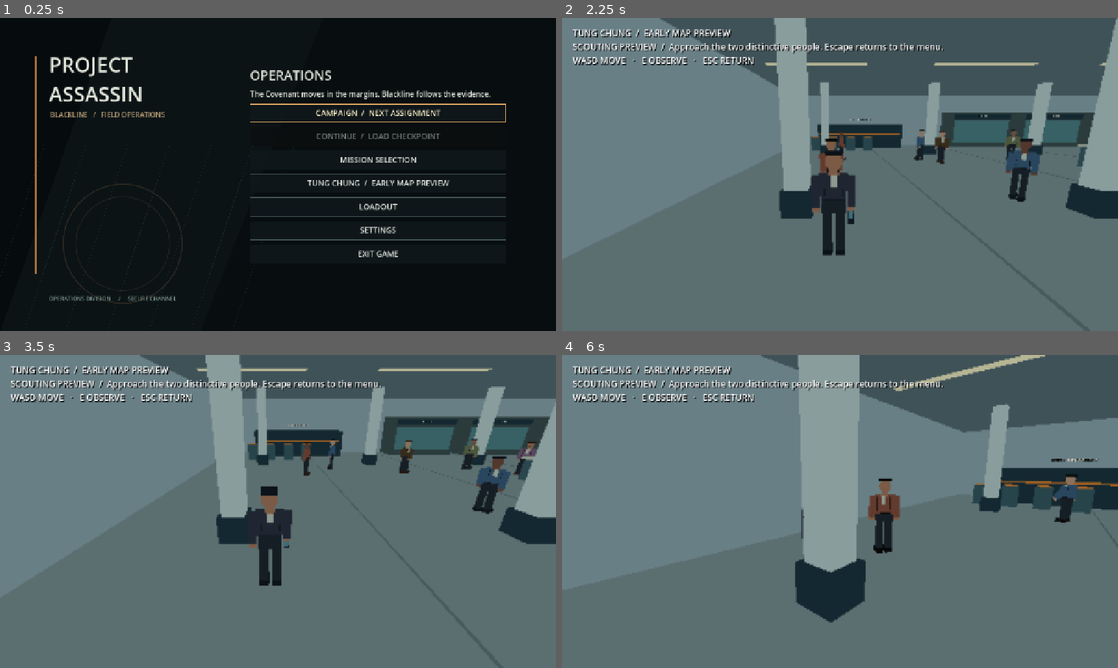
Above: before the commit, frames 1-4 (two rows, left to right).
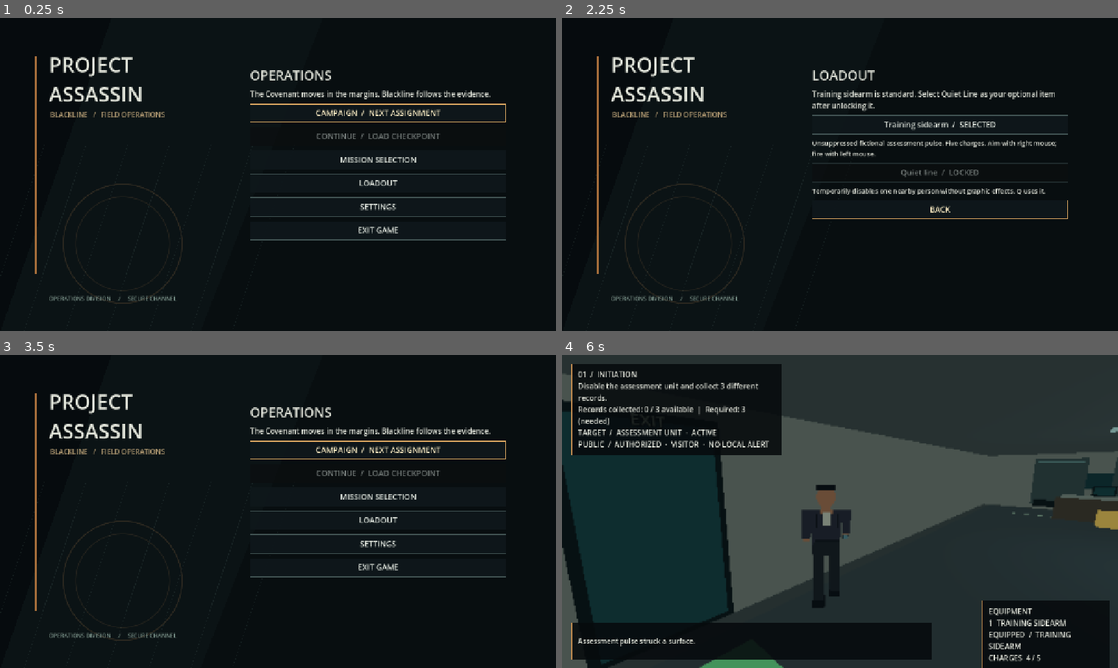
Above: after the commit, the same moments.

Repository: CoolgamerProXD/Stealty-Assasin-redesigned-computing-machine-Beta
Game: Godot game, scene res://scenes/main_menu.tscn
Same seed, same stepped clock (60 frames per second), same inputs: the game is played once before the commit and once after it.
Inputs (mouse positions are in pixels of both pictures, inside the frame that each line leads up to):
- Up to frame 1 (0.25 s): no input
- Up to frame 2 (2.25 s): click "MISSION SELECTION" at 0.5 s; click "BACK" at 1.25 s; click (940, 183) at 2 s, where only the run before the commit has a clickable "TUNG CHUNG / EARLY MAP PREVIEW"
- Up to frame 3 (3.5 s): click (378, 545) at 2.75 s, where only the run after the commit has a clickable "BACK"
- Up to frame 4 (6 s): click (940, 448) at 3.5 s, where only the run after the commit has a clickable "CAMPAIGN / NEXT ASSIGNMENT"; click (940, 520) at 4.25 s, where only the run after the commit has a clickable "BEGIN ASSIGNMENT"; move the mouse to (867, 511) at 5.02 s; hold Right mouse button (aim) 5.03-5.78 s; hold W (move_forward) from 5.03 s (still down); click (867, 511) at 5.17 s; move the mouse to (812, 511) at 5.77 s; tap C (crouch) at 5.85 s; click (812, 511) at 5.92 s

The runs differ from the first frame. In frame 1, 0.7% of the frame differs, in the area x 55-81%, y 51-77%; in frame 2, 98%, in the area x 0-100%, y 0-100%; in frame 3, 98%; in frame 4, 97%.

Commit message:
Make Hong Kong environment previews accessible from map selection
Co-authored-by: arena-agent <297053741+arena-agent@users.noreply.github.com>

Diff:
--- /dev/null
+++ b/scenes/hong_kong_preview.tscn
@@ -0,0 +1,5 @@
+[gd_scene load_steps=2 format=3]
+[ext_resource type="Script" path="res://scripts/world/landscape_preview.gd" id="1"]
+[node name="HongKongPreview" type="Node3D"]
+script = ExtResource("1")
+preview_kind = "city"
--- /dev/null
+++ b/scenes/ngong_ping_preview.tscn
@@ -0,0 +1,5 @@
+[gd_scene load_steps=2 format=3]
+[ext_resource type="Script" path="res://scripts/world/landscape_preview.gd" id="1"]
+[node name="NgongPingPreview" type="Node3D"]
+script = ExtResource("1")
+preview_kind = "mountain"
--- a/scripts/core/campaign_state.gd
+++ b/scripts/core/campaign_state.gd
@@ -7,6 +7,7 @@
 var progress: CampaignProgress = CampaignProgress.new()
 var active_mission: String = ""
 var load_checkpoint: bool = false
+var return_to_maps: bool = false
 var ending: Dictionary = {}
 var settings: Dictionary = {"resolution": "1280x720", "fullscreen": false, "sensitivity": 0.0025, "volume": 0.8, "graphics": "MEDIUM", "show_fps": false}
 
--- a/scripts/ui/main_menu.gd
+++ b/scripts/ui/main_menu.gd
@@ -10,7 +10,11 @@
  ui_audio.stream = ProceduralSound.tone(520.0, 0.06, 0.025)
  add_child(ui_audio)
  _build_shell()
- _home()
+ if Campaign.return_to_maps:
+  Campaign.return_to_maps = false
+  _missions()
+ else:
+  _home()
 
 func _build_shell() -> void:
  var backdrop := preload("res://scripts/ui/menu_backdrop.gd").new()
@@ -78,7 +82,6 @@
  var last := Campaign.progress.last_mission
  _button("CONTINUE  /  LOAD CHECKPOINT", func() -> void: _start(last, true), last.is_empty() or not Campaign.has_checkpoint(last))
  _button("MISSION SELECTION", _missions)
- _button("TUNG CHUNG  /  EARLY MAP PREVIEW", func() -> void: get_tree().change_scene_to_file("res://scenes/tung_chung_preview.tscn"))
  _button("LOADOUT", _loadout)
  _button("SETTINGS", _settings)
  _button("EXIT GAME", func() -> void: get_tree().quit())
@@ -89,6 +92,12 @@
  _text("MISSION SELECTION", 30)
  for entry: Dictionary in Campaign.progress.missions:
   var id := str(entry["id"])
+  var previews := {"tung_chung": "res://scenes/tung_chung_preview.tscn", "hong_kong": "res://scenes/hong_kong_preview.tscn", "ngong_ping": "res://scenes/ngong_ping_preview.tscn"}
+  if previews.has(id):
+   var path := str(previews[id])
+   _button("%s   —   EXPLORE PREVIEW" % entry.get("name", id), func() -> void: get_tree().change_scene_to_file(path))
+   _text("Exploration preview only — mission unavailable.", 15)
+   continue
   var unlocked: bool = Campaign.progress.is_unlocked(id)
   var status := "COMPLETED / REPLAY" if Campaign.progress.completed.has(id) else ("AVAILABLE" if unlocked else "LOCKED")
   var label := "%s   —   %s" % [entry.get("name", id), status]
--- /dev/null
+++ b/scripts/world/landscape_preview.gd
@@ -0,0 +1,106 @@
+extends "res://scripts/world/tung_chung_preview.gd"
+## Original explorable landscape studies, separate from campaign progression.
+@export_enum("city", "mountain") var preview_kind: String = "city"
+
+func _ready() -> void:
+ _environment()
+ if preview_kind == "city": _city()
+ else: _mountain()
+ player = HotelPlayer.new()
+ player.position = Vector3(0,0.05,20)
+ add_child(player)
+ player.mouse_sensitivity = float(Campaign.settings["sensitivity"])
+ var canvas := CanvasLayer.new()
+ add_child(canvas)
+ hud = Label.new()
+ hud.position = Vector2(24,20)
+ hud.add_theme_font_size_override("font_size", 20)
+ hud.add_theme_color_override("font_shadow_color", Color.BLACK)
+ hud.add_theme_constant_override("shadow_offset_x", 2)
+ hud.add_theme_constant_override("shadow_offset_y", 2)
+ canvas.add_child(hud)
+
+func _process(_delta: float) -> void:
+ var title := "HONG KONG  /  CITY SANDBOX" if preview_kind == "city" else "NGONG PING  /  TIAN TAN BUDDHA"
+ hud.text = title + "  —  EXPLORATION PREVIEW\nWASD MOVE   ·   MOUSE LOOK   ·   ESC MAP SELECTION"
+
+func _ground(color: Color) -> void:
+ _box(Vector3(0,-0.2,0), Vector3(90,0.4,90), color, true)
+ for x: float in [-45.0,45.0]: _box(Vector3(x,2,0),Vector3(0.3,4,90),color.darkened(0.2),true)
+ for z: float in [-45.0,45.0]: _box(Vector3(0,2,z),Vector3(90,4,0.3),color.darkened(0.2),true)
+
+func _city() -> void:
+ _ground(Color(0.34,0.36,0.36))
+ var road := Color(0.20,0.23,0.25)
+ var pale := Color(0.76,0.68,0.52)
+ var dark := Color(0.18,0.25,0.27)
+ _box(Vector3(0,0.02,0),Vector3(11,0.04,88),road)
+ _box(Vector3(0,0.025,0),Vector3(88,0.04,10),road)
+ for z: float in [-36.0,-24.0,-12.0,0.0,12.0,24.0,36.0]:
+  _box(Vector3(0,0.06,z),Vector3(0.16,0.03,4),pale)
+ # Blocks with open passages around them form a connected set of streets.
+ for x: float in [-31.0,-17.0,17.0,31.0]:
+  for z: float in [-30.0,-16.0,16.0,30.0]:
+   var h := 6.0 + absf(x + z) * 0.09
+   var building := Color(0.42+absf(x)*0.002,0.44,0.42+absf(z)*0.002)
+   _box(Vector3(x,h/2,z),Vector3(10,h,9),building,true)
+   for level: int in range(1,3):
+    for dx: float in [-3.0,0.0,3.0]:
+     _box(Vector3(x+dx,2.0+level*2.0,z+4.54),Vector3(1.6,1.2,0.06),Color(0.22,0.34,0.38))
+   _box(Vector3(x,0.3,z+4.9),Vector3(10,0.6,0.8),dark)
+ # Market stalls, pedestrian streets and waterfront promenade.
+ for x: float in [-30.0,-24.0,-18.0,-12.0]:
+  _box(Vector3(x,0.55,8),Vector3(3.8,1.1,1.8),Color(0.38,0.25,0.17))
+  _box(Vector3(x,2.2,8),Vector3(4.1,0.12,2.4),Color(0.67,0.25,0.18))
+  for side: float in [-1.7,1.7]: _box(Vector3(x+side,1.3,8),Vector3(0.1,2.5,0.1),dark)
+ _sign("MARKET STREET",Vector3(-21,3.0,5),38)
+ _sign("COMMERCIAL DISTRICT",Vector3(18,3.0,-6),38)
+ _sign("BACKSTREETS",Vector3(-21,3.0,-8),38)
+ _box(Vector3(0,0.03,-40),Vector3(84,0.06,5),Color(0.27,0.38,0.40))
+ _box(Vector3(0,0.03,-43),Vector3(84,0.06,3),Color(0.14,0.30,0.38))
+ _sign("HARBOUR PROMENADE",Vector3(0,3,-37),38)
+ for x: float in [-35.0,-25.0,-15.0,-5.0,5.0,15.0,25.0,35.0]:
+  _box(Vector3(x,1.4,-38),Vector3(0.12,2.8,0.12),dark)
+  _box(Vector3(x,2.85,-38),Vector3(0.7,0.1,0.7),Color(0.95,0.80,0.58))
+
+func _mountain() -> void:
+ _ground(Color(0.36,0.46,0.34))
+ var stone := Color(0.61,0.60,0.53)
+ var red := Color(0.42,0.17,0.14)
+ var dark := Color(0.22,0.24,0.20)
+ # Broad public approach. The statue is a non-destructible landmark.
+ _box(Vector3(0,0.03,0),Vector3(11,0.06,80),stone)
+ _box(Vector3(0,0.06,-22),Vector3(26,0.12,18),stone.lightened(0.08))
+ for x: float in [-22.0,-14.0,14.0,22.0]:
+  _box(Vector3(x,1.5,13),Vector3(7,3,7),Color(0.65,0.53,0.39),true)
+  _box(Vector3(x,3.2,13),Vector3(8,0.4,8),red)
+  _box(Vector3(x,1.5,9.44),Vector3(5,1.7,0.05),Color(0.25,0.35,0.32))
+ _sign("VILLAGE APPROACH",Vector3(0,3.2,12),38)
+ _box(Vector3(0,0.7,-29),Vector3(12,1.4,9),Color(0.42,0.39,0.33),true)
+ _box(Vector3(0,1.55,-29),Vector3(8,0.3,6),Color(0.64,0.53,0.36))
+ # Stylised seated figure: original abstract forms, not a destructive element.
+ _box(Vector3(0,2.2,-29),Vector3(5,1.0,3),Color(0.38,0.31,0.23))
+ _box(Vector3(0,3.3,-29),Vector3(3.1,2.2,1.8),Color(0.43,0.35,0.25))
+ var head := MeshInstance3D.new()
+ var sphere := SphereMesh.new()
+ sphere.radius = 0.75
+ sphere.height = 1.5
+ head.mesh = sphere
+ var material := StandardMaterial3D.new()
+ material.albedo_color = Color(0.47,0.38,0.27)
+ material.roughness = 0.9
+ head.material_override = material
+ head.position = Vector3(0,5.0,-29)
+ add_child(head)
+ for x: float in [-30.0,-20.0,-12.0,12.0,20.0,30.0]:
+  for z: float in [-33.0,-17.0,0.0,26.0,36.0]:
+   _box(Vector3(x,1.1,z),Vector3(0.45,2.2,0.45),Color(0.28,0.22,0.14))
+   _box(Vector3(x,2.7,z),Vector3(2.8,2.4,2.8),Color(0.19,0.36,0.22))
+ # Distant, stylised peaks, and an atmospheric decorative cable-car vista.
+ for x: float in [-38.0,-26.0,26.0,38.0]:
+  _box(Vector3(x,5,-41),Vector3(16,10,4),Color(0.27,0.37,0.35))
+ _box(Vector3(0,8,30),Vector3(80,0.07,0.07),dark)
+ for x: float in [-20.0,10.0,32.0]:
+  _box(Vector3(x,6.3,30),Vector3(2.0,2.3,1.8),Color(0.66,0.26,0.18))
+  _box(Vector3(x,6.6,29.08),Vector3(1.6,1.1,0.05),Color(0.30,0.46,0.48))
+  _box(Vector3(x,7.8,30),Vector3(0.12,0.7,0.12),dark)
--- a/scripts/world/tung_chung_preview.gd
+++ b/scripts/world/tung_chung_preview.gd
@@ -188,4 +188,5 @@
 func _unhandled_input(event: InputEvent) -> void:
  if event.is_action_pressed("release_mouse"):
   Input.mouse_mode = Input.MOUSE_MODE_VISIBLE
+  Campaign.return_to_maps = true
   get_tree().change_scene_to_file("res://scenes/main_menu.tscn")
